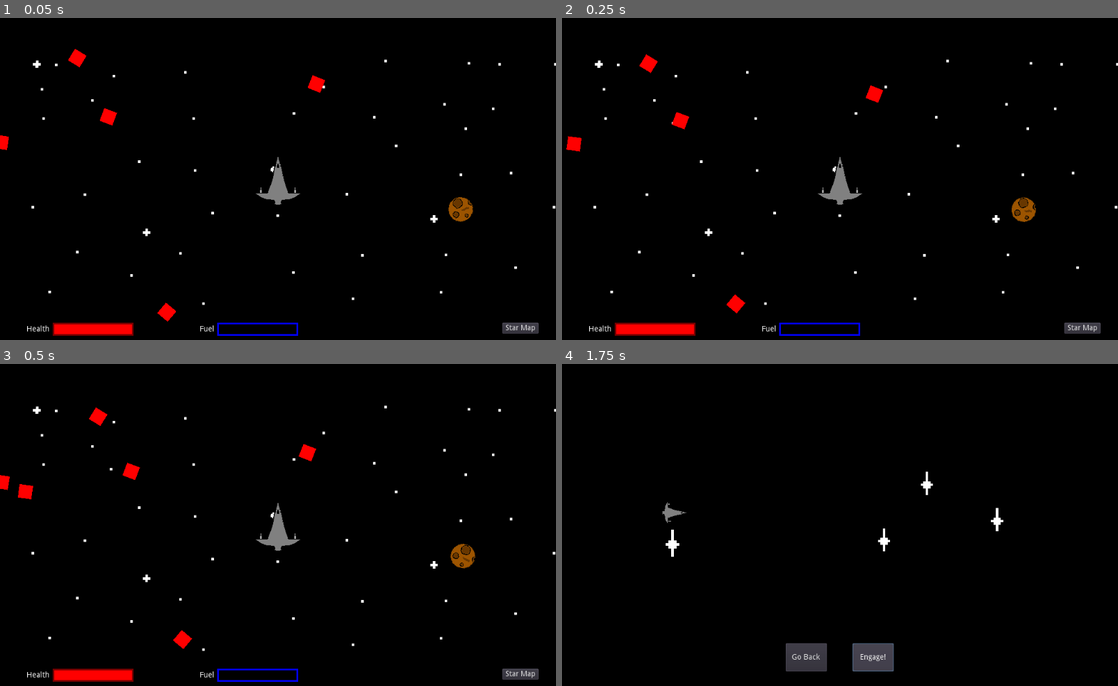
Above: before the commit, frames 1-4 (two rows, left to right).
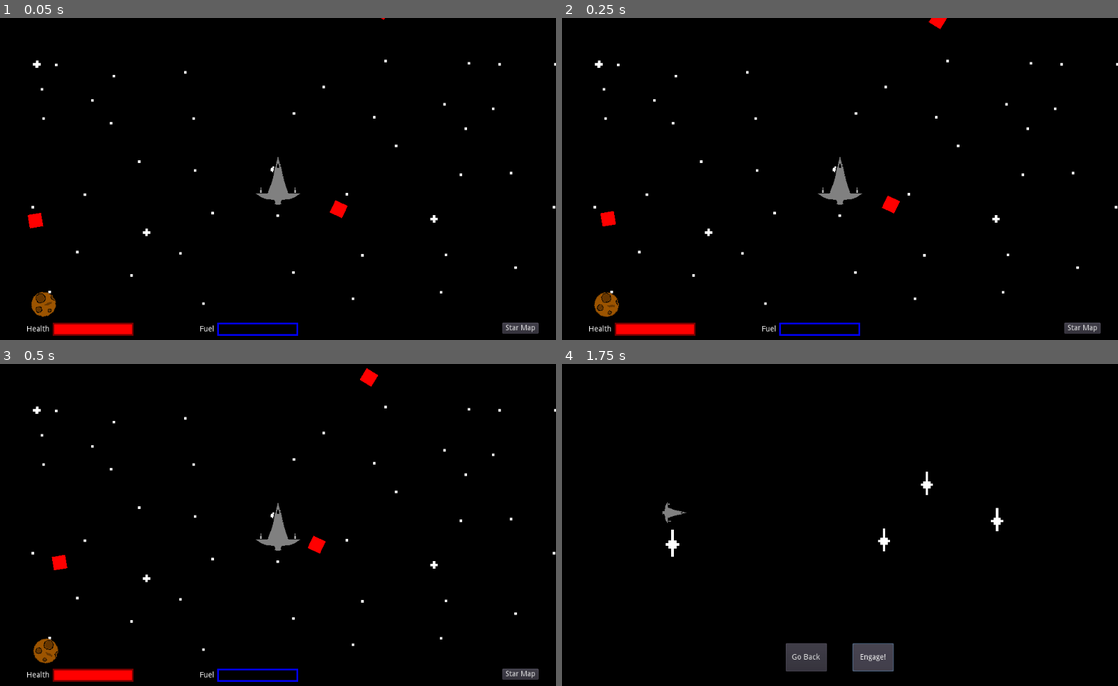
Above: after the commit, the same moments.

Repository: jlpatter/GodotSpaceShooter
Game: Godot game, scene res://src/Levels/Level1.tscn
Two runs of this game, one before a commit and one after it. Both use one fixed random seed, a clock stepped at 60 frames per second and the inputs below. The project has no main scene, so this scene is started directly.
Inputs:
- Up to frame 1 (0.05 s): no input
- Up to frame 2 (0.25 s): no input
- Up to frame 3 (0.5 s): no input
- Up to frame 4 (1.75 s): click "Star Map" at 0.5 s; click "Engage!" at 1.25 s

The runs differ from the first frame. In frame 1, 1.2% of the frame differs, in the area x 0-86%, y 0-95%; in frame 2, 1.4%; in frame 3, 1.5%, in the area x 0-86%, y 1-94%; in frame 4, nothing differs.

Commit message:
Fixed enemy bullet timings

Diff:
--- a/project.godot
+++ b/project.godot
@@ -25,6 +25,7 @@
 
 [autoload]
 
+GlobalVariables="*res://src/GlobalVariables.gd"
 PlayerVariables="*res://src/PlayerVariables.gd"
 
 [input]
--- a/src/Actors/Enemy1.gd
+++ b/src/Actors/Enemy1.gd
@@ -4,6 +4,10 @@
 
 var is_exploding = false
 onready var bullet_prefab = preload("res://src/Actors/RedBullet.tscn")
+
+func _ready():
+	$BulletTimer.wait_time = GlobalVariables.rng.randf() * 2 + 1
+	$BulletTimer.start()
 
 func _physics_process(delta):
 	var player_node = get_parent().get_node_or_null("Player")
@@ -22,6 +26,7 @@
 	$GenericExplosion.play_audio()
 
 func _on_BulletTimer_timeout():
+	$BulletTimer.wait_time = GlobalVariables.rng.randf() * 2 + 1
 	var bullet = bullet_prefab.instance()
 	get_parent().add_child(bullet)
 	bullet.position = $BulletSpawnLocation.global_position
--- a/src/Actors/Enemy1.tscn
+++ b/src/Actors/Enemy1.tscn
@@ -23,7 +23,6 @@
 
 [node name="BulletTimer" type="Timer" parent="."]
 wait_time = 2.0
-autostart = true
 
 [node name="GenericExplosion" parent="." instance=ExtResource( 2 )]
 visible = false
--- /dev/null
+++ b/src/GlobalVariables.gd
@@ -0,0 +1,6 @@
+extends Node
+
+var rng = RandomNumberGenerator.new()
+
+func _ready():
+	rng.randomize()
--- a/src/Levels/Level1.gd
+++ b/src/Levels/Level1.gd
@@ -4,17 +4,15 @@
 onready var enemy_prefab = preload("res://src/Actors/Enemy1.tscn")
 
 func _ready():
-	var rng = RandomNumberGenerator.new()
-	rng.randomize()
-	var asteroid_num = rng.randi() % 3 + 2
-	var enemy_num = rng.randi() % 7 + 3
+	var asteroid_num = GlobalVariables.rng.randi() % 3 + 2
+	var enemy_num = GlobalVariables.rng.randi() % 7 + 3
 
 	for i in asteroid_num:
 		var asteroid = asteroid_prefab.instance()
 		add_child(asteroid)
-		asteroid.position = Vector2(rng.randf() * 1000 - 100, rng.randf() * 1000 - 100)
+		asteroid.position = Vector2(GlobalVariables.rng.randf() * 1000 - 100, GlobalVariables.rng.randf() * 1000 - 100)
 
 	for i in enemy_num:
 		var enemy = enemy_prefab.instance()
 		add_child(enemy)
-		enemy.position = Vector2(rng.randf() * 1000 - 100, rng.randf() * 1000 - 100)
+		enemy.position = Vector2(GlobalVariables.rng.randf() * 1000 - 100, GlobalVariables.rng.randf() * 1000 - 100)
